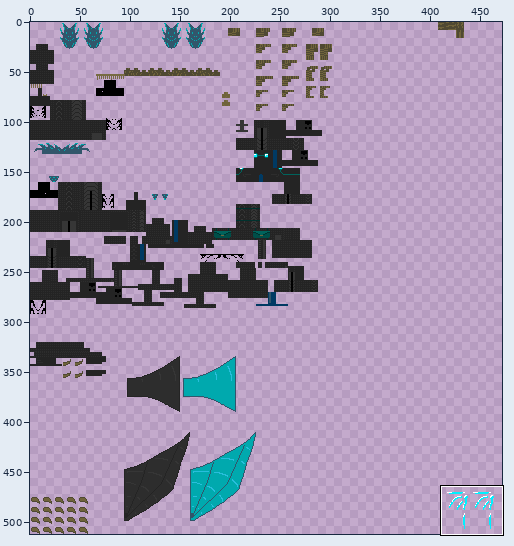
Two states of a sprite sheet, src/test/resources/NKevinVI_adult.png. Above: a wide view before the commit, with the close-up outlined.
Close-up. The starting point:
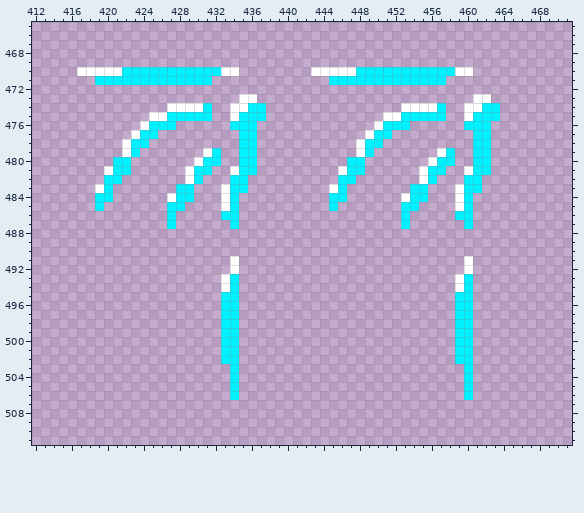
The file is 512x512 pixels. Colours within 5 levels of each other are drawn and written as one. Shown: x 412..471, y 465..511. The wide view leaves out empty margins.
After the commit:
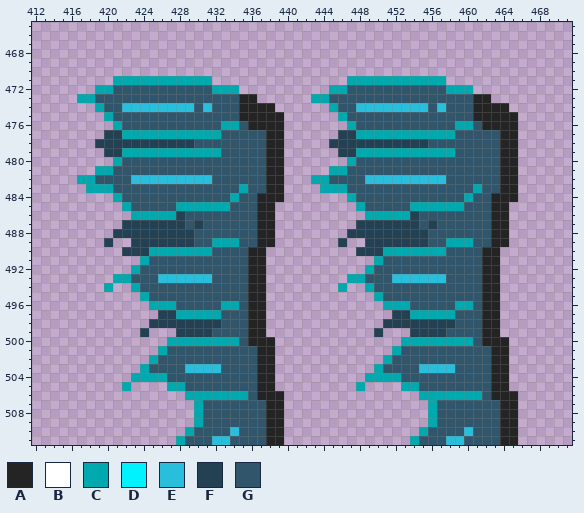
Palette (. is transparent): A #242424  B #ffffff  C #00a9ae  D #00f1ff  E #29bedc  F #234152  G #31566b
Changes in this commit:
y 470: x 417..434 BBBBBDDDDDDDDDDDBB -> ..................; x 443..460 BBBBBDDDDDDDDDDDBB -> ..................
y 471: x 419..431 DDDDDDDDDDDDD -> ..CCCCCCCCCCC; x 445..457 DDDDDDDDDDDDD -> ..CCCCCCCCCCC
y 472: x 419..434 ................ -> CCGGGGGGGGGGGCCC; x 445..460 ................ -> CCGGGGGGGGGGGCCC
y 473: x 417..436 ..................BB -> CCGGGGGGGGGGGGGGGGAA; x 443..462 ..................BB -> CCGGGGGGGGGGGGGGGGAA
y 474: x 419..438 ........BBBBD..BBDD. -> CGGEEEEEEEEGEGGGAAAA; x 445..464 ........BBBBD..BBDD. -> CGGEEEEEEEEGEGGGAAAA
y 475: x 420..439 .....BBDDDDD..BDDD.. -> CGGGGGGGGGGGGGGAAAAA; x 446..465 .....BBDDDDD..BDDD.. -> CGGGGGGGGGGGGGGAAAAA
y 476: x 421..439 ...BDDD......DDD... -> CGGGGGGGGGGGCCGAAAA; x 447..465 ...BDDD......DDD... -> CGGGGGGGGGGGCCGAAAA
y 477: x 420..439 ...BDD.........DD... -> FFCCCCCCCCCCCGGGGGAA; x 446..465 ...BDD.........DD... -> FFCCCCCCCCCCCGGGGGAA
y 478: x 419..439 ...BDD..........DD... -> FFFFFFFFFFFGGGGGGGGAA; x 445..465 ...BDD..........DD... -> FFFFFFFFFFFGGGGGGGGAA
y 479: x 420..439 ..BD.......BD..DD... -> FFCCCCCCCCCCCGGGGGAA; x 446..465 ..BD.......BD..DD... -> FFCCCCCCCCCCCGGGGGAA
y 480: x 421..439 DD.......BDD..DD... -> CGGGGGGGGGGGGGGGGAA; x 447..465 DD.......BDD..DD... -> CGGGGGGGGGGGGGGGGAA
y 481: x 419..439 .BDD......BDD..BDD... -> CCGGGGGGGGGGGGGGGGGAA; x 445..465 .BDD......BDD..BDD... -> CCGGGGGGGGGGGGGGGGGAA
y 482: x 417..439 ...DD.......BD...DD.... -> CCGGGGEEEEEEEEEGGGGGGAA; x 443..465 ...DD.......BD...DD.... -> CCGGGGEEEEEEEEEGGGGGGAA
y 483: x 418..439 .BD.......DD...BDD.... -> CCCGGGGGGGGGGGGGGCGGAA; x 444..465 .BD.......DD...BDD.... -> CCCGGGGGGGGGGGGGGCGGAA
y 484: x 419..439 DD......BDD...BD..... -> ..CGGGGGGGGGGGGCGGAAA; x 445..465 DD......BDD...BD..... -> ..CGGGGGGGGGGGGCGGAAA
y 485: x 419 D -> .; x 422..438 .....DD....BD.... -> CGGGGGCCCCCCGGGAA; x 445 D -> .; x 448..464 .....DD....BD.... -> CGGGGGCCCCCCGGGAA
y 486: x 423..438 ....D.....DD.... -> CCCCCFGGGGGGGGAA; x 449..464 ....D.....DD.... -> CCCCCFGGGGGGGGAA
y 487: x 422..438 .....D......D.... -> FFFFFFFGFGGGGGGAA; x 448..464 .....D......D.... -> FFFFFFFGFGGGGGGAA
y 488: x 421..438 .................. -> FFFFFFFFFGGGGGGGAA; x 447..464 .................. -> FFFFFFFFFGGGGGGGAA
y 489: x 420 . -> F; x 423..438 ................ -> FFFFFFFGGCCCGGAA; x 446 . -> F; x 449..464 ................ -> FFFFFFFGGCCCGGAA
y 490: x 422..437 ................ -> FFFCCCCCCCGGGGAA; x 448..463 ................ -> FFFCCCCCCCGGGGAA
y 491: x 424..437 ..........B... -> CGGGGGGGGGGGAA; x 450..463 ..........B... -> CGGGGGGGGGGGAA
y 492: x 423..437 ...........B... -> CGGGGGGGGGGGGAA; x 449..463 ...........B... -> CGGGGGGGGGGGGAA
y 493: x 421..437 ............BD... -> CCGGGEEEEEEGGGGAA; x 447..463 ............BD... -> CCGGGEEEEEEGGGGAA
y 494: x 420 . -> C; x 423..437 ..........BD... -> CGGGGGGGGGGGGAA; x 446 . -> C; x 449..463 ..........BD... -> CGGGGGGGGGGGGAA
y 495: x 424..437 .........DD... -> CGGGGGGGGGGGAA; x 450..463 .........DD... -> CGGGGGGGGGGGAA
y 496: x 425..437 ........DD... -> CCCGGGGGCCGAA; x 451..463 ........DD... -> CCCGGGGGCCGAA
y 497: x 426..437 .......DD... -> FFCCCCCGGGAA; x 452..463 .......DD... -> FFCCCCCGGGAA
y 498: x 425..437 ........DD... -> FFFFFFFFGGGAA; x 451..463 ........DD... -> FFFFFFFFGGGAA
y 499: x 424 . -> F; x 428..437 .....DD... -> FFFFGGGGAA; x 450 . -> F; x 454..463 .....DD... -> FFFFGGGGAA
y 500: x 427..438 ......DD.... -> CCCCCCCCGAAA; x 453..464 ......DD.... -> CCCCCCCCGAAA
y 501: x 426..438 .......DD.... -> CGGGGGGGGGGAA; x 452..464 .......DD.... -> CGGGGGGGGGGAA
y 502: x 425..438 ........DD.... -> CGGGGGGGGGGGAA; x 451..464 ........DD.... -> CGGGGGGGGGGGAA
y 503: x 424..438 ..........D.... -> CGGGGEEEEGGGGAA; x 450..464 ..........D.... -> CGGGGEEEEGGGGAA
y 504: x 423..438 ...........D.... -> CCCCGGGGGGGGGGAA; x 449..464 ...........D.... -> CCCCGGGGGGGGGGAA
y 505: x 422 . -> C; x 427..438 .......D.... -> CCGGGGGGGGAA; x 448 . -> C; x 453..464 .......D.... -> CCGGGGGGGGAA
y 506: x 429..439 .....D..... -> CCCCCCCGAAA; x 455..465 .....D..... -> CCCCCCCGAAA
y 507..509: x 430..439 .......... -> CGGGGGGGAA; x 456..465 .......... -> CGGGGGGGAA
y 510: x 429..439 ........... -> CGGGGEGGGAA; x 455..465 ........... -> CGGGGEGGGAA
y 511: x 428..439 ............ -> CGGGEEGGGGAA; x 454..465 ............ -> CGGGEEGGGGAA
